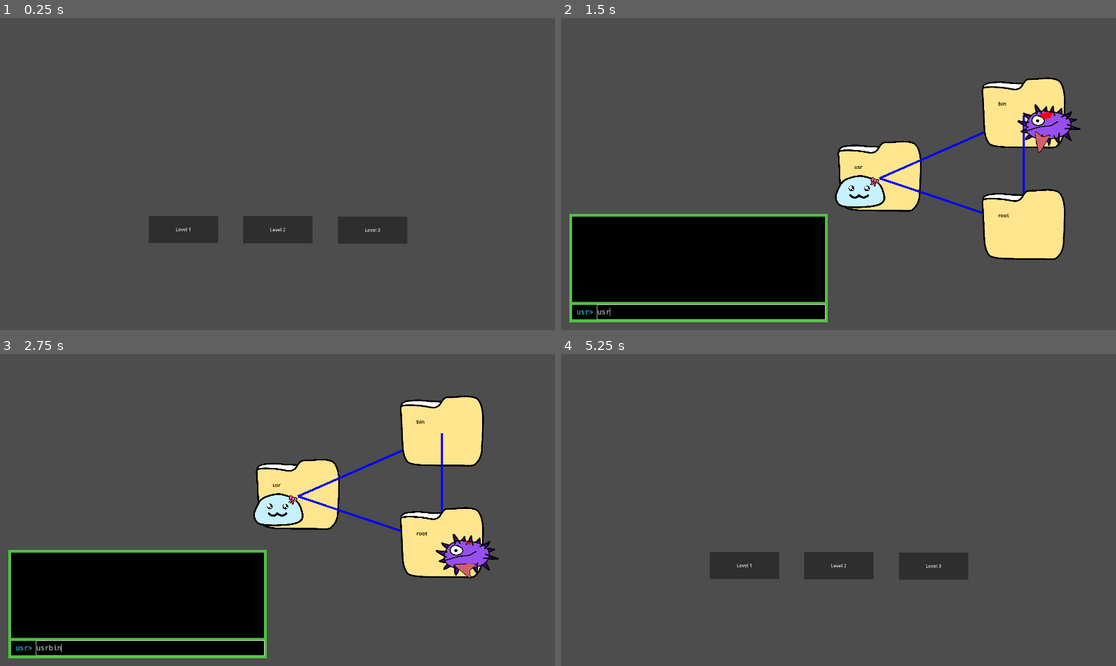
Above: before the commit, frames 1-4 (two rows, left to right).
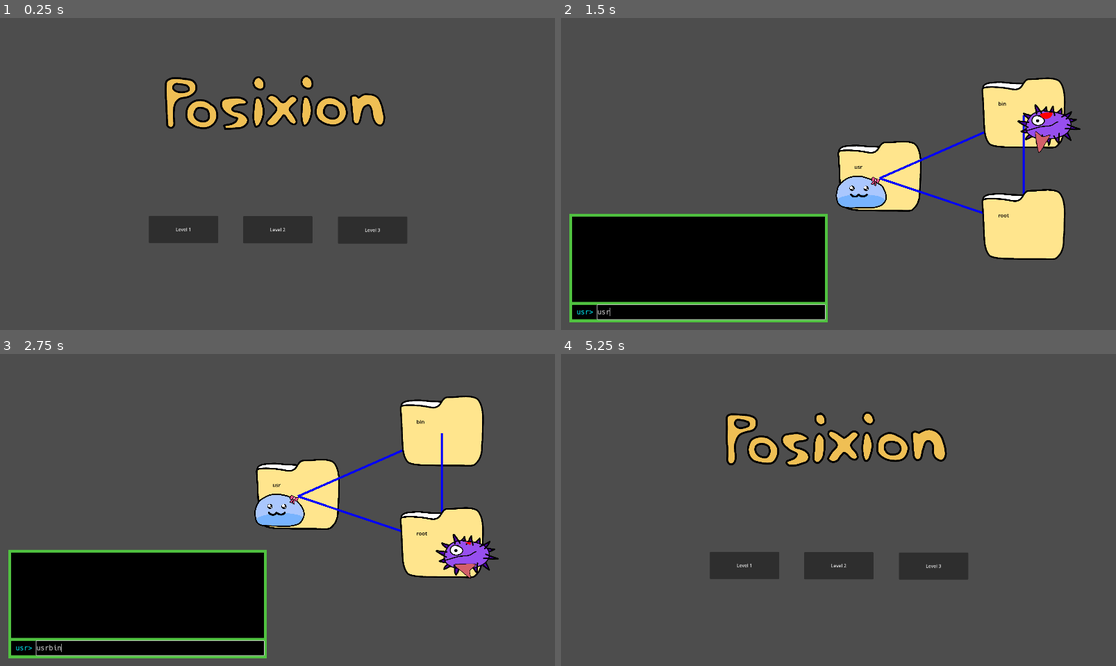
Above: after the commit, the same moments.

Repository: rhycha/G_A-SE_Project-Posixion
Game: Godot game, scene res://main_menu.tscn
Same seed, same stepped clock (60 frames per second), same inputs: the game is played once before the commit and once after it.
Inputs (mouse positions are in pixels of both pictures, inside the frame that each line leads up to):
- Up to frame 1 (0.25 s): no input
- Up to frame 2 (1.5 s): click "Level 1" at 0.5 s; click (710, 311) at 1.27 s; type "usr" at 1.35 s
- Up to frame 3 (2.75 s): type "bin" at 2 s
- Up to frame 4 (5.25 s): type "root" at 2.75 s; tap Enter at 3.5, 3.6 s; tap Tab at 4.35 s; click "Main menu" at 5 s

The runs differ from the first frame. In frame 1, 3.0% of the frame differs, in the area x 29-70%, y 18-36%; in frame 2, 0.7%; in frame 3, 0.7%; in frame 4, 3.0%, in the area x 29-70%, y 18-37%.

Commit message:
Added animated slime and logo

Diff:
--- a/Source/main_menu.tscn
+++ b/Source/main_menu.tscn
@@ -1,6 +1,26 @@
-[gd_scene load_steps=2 format=3 uid="uid://d4h40qjpuncxt"]
+[gd_scene load_steps=6 format=3 uid="uid://d4h40qjpuncxt"]
 
 [ext_resource type="Script" path="res://main_menu.gd" id="1_3ugq5"]
+[ext_resource type="Texture2D" uid="uid://b64fo8iqfh7im" path="res://UI/logo/frame0000.png" id="2_6b8wx"]
+[ext_resource type="Texture2D" uid="uid://wastkkw7wpx7" path="res://UI/logo/frame0001.png" id="3_7nsh1"]
+[ext_resource type="Texture2D" uid="uid://dnubvwgdv6yvp" path="res://UI/logo/frame0002.png" id="4_kbont"]
+
+[sub_resource type="SpriteFrames" id="SpriteFrames_h7kq4"]
+animations = [{
+"frames": [{
+"duration": 1.0,
+"texture": ExtResource("2_6b8wx")
+}, {
+"duration": 1.0,
+"texture": ExtResource("3_7nsh1")
+}, {
+"duration": 1.0,
+"texture": ExtResource("4_kbont")
+}],
+"loop": true,
+"name": &"default",
+"speed": 12.0
+}]
 
 [node name="MainMenu" type="Node"]
 script = ExtResource("1_3ugq5")
@@ -49,6 +69,13 @@
 text = "Level 3
 "
 
+[node name="AnimatedSprite2D" type="AnimatedSprite2D" parent="."]
+position = Vector2(961, 329)
+scale = Vector2(0.468519, 0.468519)
+sprite_frames = SubResource("SpriteFrames_h7kq4")
+autoplay = "default"
+frame_progress = 0.650792
+
 [connection signal="pressed" from="level1" to="." method="_on_level_1_pressed"]
 [connection signal="pressed" from="level2" to="." method="_on_level_2_pressed"]
 [connection signal="pressed" from="level3" to="." method="_on_level_3_pressed"]
--- a/Source/player/player.tscn
+++ b/Source/player/player.tscn
@@ -1,15 +1,50 @@
-[gd_scene load_steps=3 format=3 uid="uid://cc6bhuqiilc16"]
+[gd_scene load_steps=8 format=3 uid="uid://cc6bhuqiilc16"]
 
 [ext_resource type="Script" path="res://player/player.gd" id="1_5sre0"]
-[ext_resource type="Texture2D" uid="uid://fnxmbkaupp33" path="res://player/slime2.png" id="2_icehk"]
+[ext_resource type="Texture2D" uid="uid://fjr41j8b0w6h" path="res://player/SlimeAnimation/SlimeRibbonFaceframe0000.png" id="2_pv6qu"]
+[ext_resource type="Texture2D" uid="uid://bnfc8nyc7q6a7" path="res://player/SlimeAnimation/SlimeRibbonFaceframe0001.png" id="3_jd6yw"]
+[ext_resource type="Texture2D" uid="uid://cgf05x4k80qev" path="res://player/SlimeAnimation/SlimeRibbonFaceframe0002.png" id="4_robv2"]
+[ext_resource type="Texture2D" uid="uid://bqdhfdd1wpf3l" path="res://player/SlimeAnimation/SlimeRibbonFaceframe0003.png" id="5_on8b1"]
+[ext_resource type="Texture2D" uid="uid://jcnioqe30u08" path="res://player/SlimeAnimation/SlimeRibbonFaceframe0004.png" id="6_vy31p"]
+
+[sub_resource type="SpriteFrames" id="SpriteFrames_rfoxh"]
+animations = [{
+"frames": [],
+"loop": true,
+"name": &"default",
+"speed": 5.0
+}, {
+"frames": [{
+"duration": 1.0,
+"texture": ExtResource("2_pv6qu")
+}, {
+"duration": 1.0,
+"texture": ExtResource("3_jd6yw")
+}, {
+"duration": 1.0,
+"texture": ExtResource("4_robv2")
+}, {
+"duration": 1.0,
+"texture": ExtResource("5_on8b1")
+}, {
+"duration": 1.0,
+"texture": ExtResource("6_vy31p")
+}],
+"loop": true,
+"name": &"new_animation",
+"speed": 15.0
+}]
 
 [node name="Player" type="Node2D"]
 script = ExtResource("1_5sre0")
 
-[node name="Sprite2D" type="Sprite2D" parent="."]
+[node name="AnimatedSprite2D" type="AnimatedSprite2D" parent="."]
 position = Vector2(17, 34)
 scale = Vector2(0.396296, 0.396296)
-texture = ExtResource("2_icehk")
+sprite_frames = SubResource("SpriteFrames_rfoxh")
+animation = &"new_animation"
+autoplay = "new_animation"
+frame_progress = 0.802957
 
 [node name="Camera2D" type="Camera2D" parent="."]
 position = Vector2(0, -2)
Binary file added: Source/UI/logo/frame0000.png
Not shown, added: Source/UI/logo/frame0000.png.import
Binary file added: Source/UI/logo/frame0001.png
Not shown, added: Source/UI/logo/frame0001.png.import
Binary file added: Source/UI/logo/frame0002.png
Not shown, added: Source/UI/logo/frame0002.png.import
Binary file added: Source/player/SlimeAnimation/SlimeRibbonFaceframe0000.png
Not shown, added: Source/player/SlimeAnimation/SlimeRibbonFaceframe0000.png.import
Binary file added: Source/player/SlimeAnimation/SlimeRibbonFaceframe0001.png
Not shown, added: Source/player/SlimeAnimation/SlimeRibbonFaceframe0001.png.import
Binary file added: Source/player/SlimeAnimation/SlimeRibbonFaceframe0002.png
Not shown, added: Source/player/SlimeAnimation/SlimeRibbonFaceframe0002.png.import
(and 4 more such lines)
